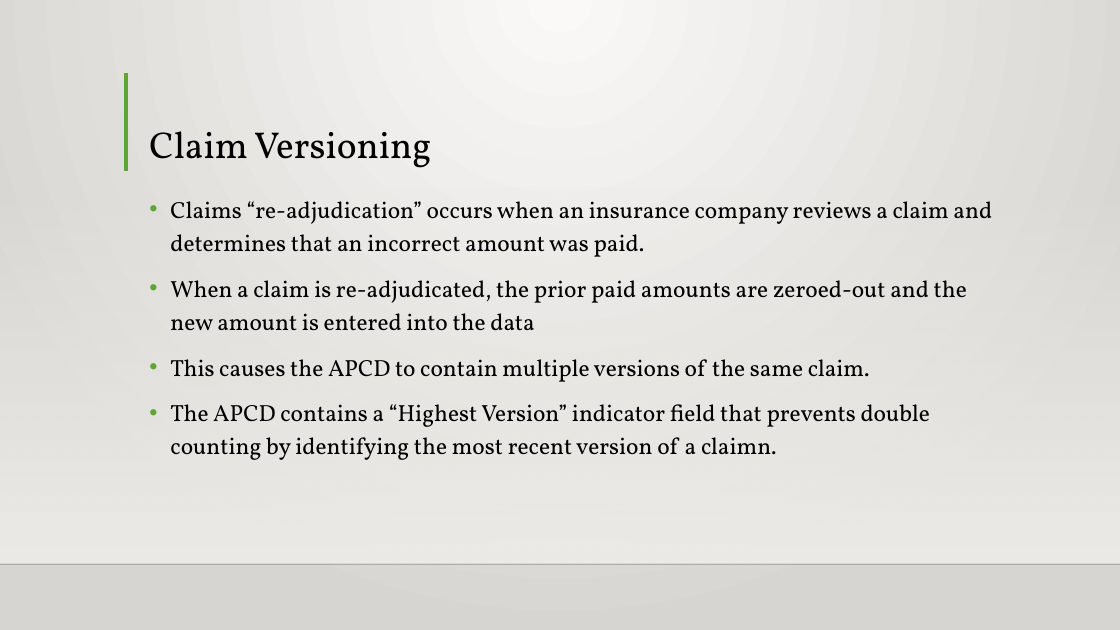
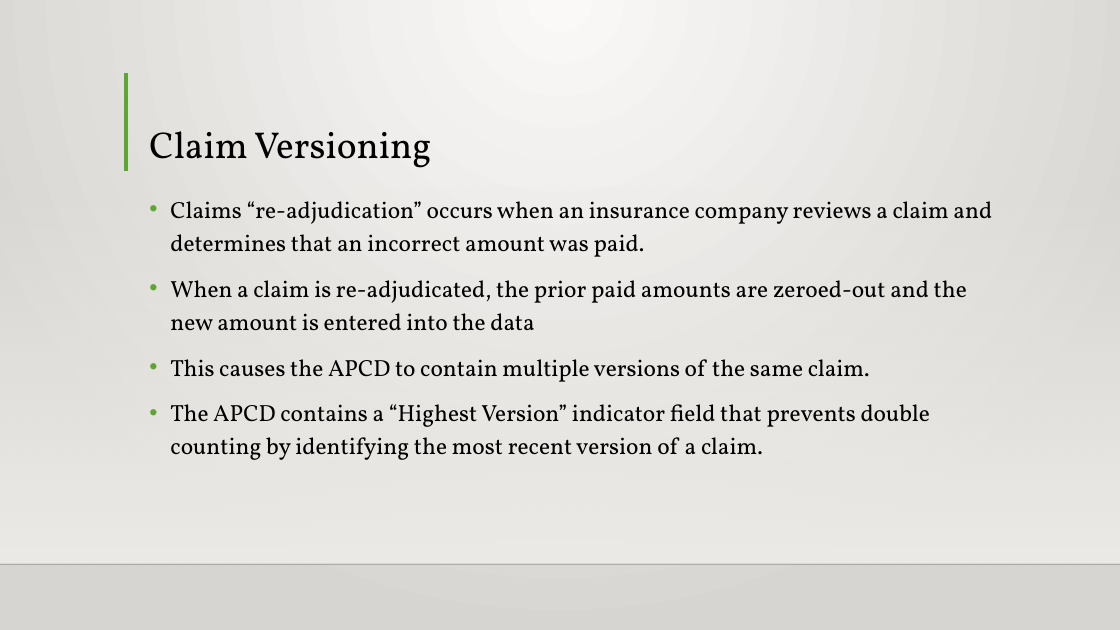
Before and after one commit to Intro-to-APCD/Intro-to-APCD.github.io, a slide deck: slide 3 of PowerPoints/Phase 2 - Overview/002 An Overview of Medical Claims Data.pptx. Drawn at 1120x630 pixels with LibreOffice and Linux fonts; fonts in the diff are those of the drawing; background and template pictures are left out. Boxes give left, top, right and bottom in pixels: in the first picture for what was removed or moved away, otherwise in the second. Text is boxed around its words. In the diff, an @@ line names an element or a change of style, - is before the commit and + after.

Commit message:
finished the claims powerpoint

```diff
--- a/PowerPoints/Phase 2 - Overview/002 An Overview of Medical Claims Data.pptx
+++ b/PowerPoints/Phase 2 - Overview/002 An Overview of Medical Claims Data.pptx
@@ text at [170,404,930,460]: text changed @@
-• The APCD contains a “Highest Version” indicator field that prevents double counting by identifying the most recent version of a claimn.
+• The APCD contains a “Highest Version” indicator field that prevents double counting by identifying the most recent version of a claim.
```
Also in this commit, not shown: 2 other slides changed, 1 slide added, 2 slides removed.
